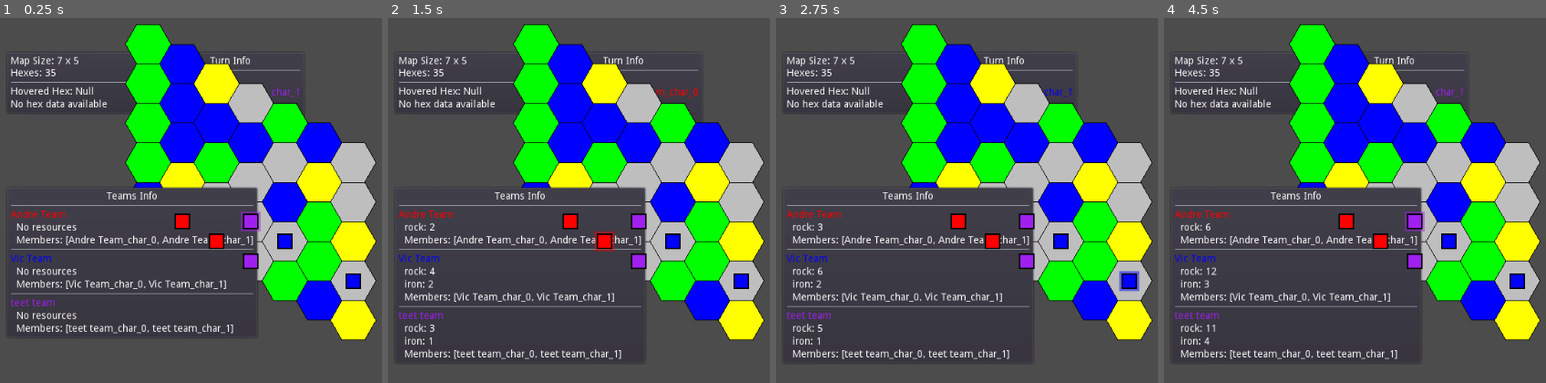
Above: before the commit, frames 1-4 (left to right).
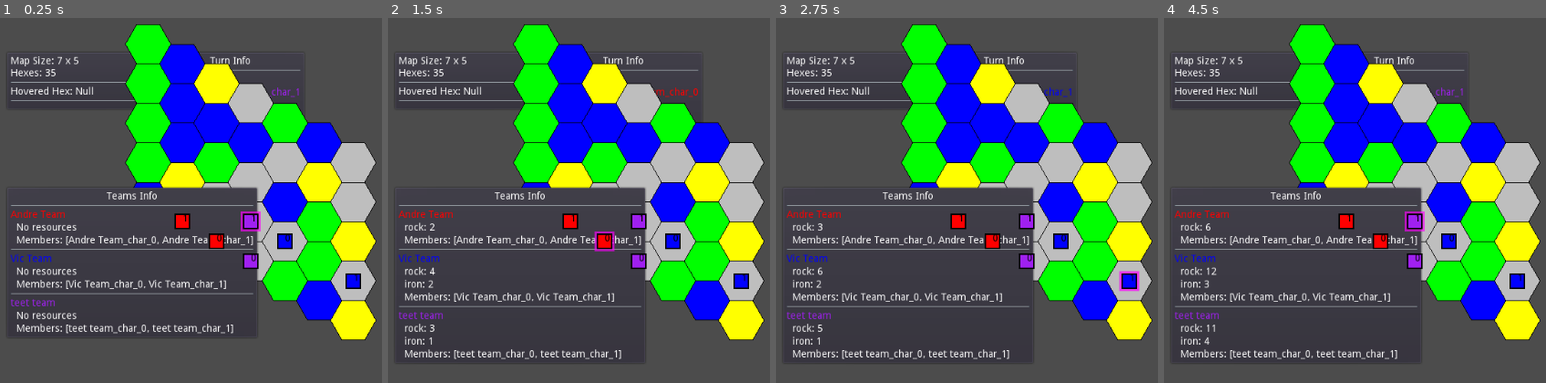
Above: after the commit, the same moments.

Repository: vgMonky/hexa_survival
Game: Godot game, scene res://hex_survival/main.tscn
Two runs of this game, one before a commit and one after it. Both use one fixed random seed, a clock stepped at 60 frames per second and the inputs below.
Inputs (mouse positions are in pixels of both pictures, inside the frame that each line leads up to):
- Up to frame 1 (0.25 s): no input
- Up to frame 2 (1.5 s): click "End Turn" at 0.5 s; click "End Turn" at 1.25 s
- Up to frame 3 (2.75 s): click "End Turn" at 2 s
- Up to frame 4 (4.5 s): click "End Turn" at 2.75 s; tap Enter at 3.5 s; drag from (1312, 43) to (1312, 164) at 3.52 s; click "End Turn" at 4.25 s

The runs differ from the first frame. In frame 1, 0.5% of the frame differs, in the area x 2-94%, y 22-73%; in frame 2, 0.5%; in frame 3, 0.6%, in the area x 2-96%, y 22-75%; in frame 4, 0.5%.

Commit message:
info ui now makes character's info pops on hover

Diff:
--- a/hex_survival/view/map/character_view.gd
+++ b/hex_survival/view/map/character_view.gd
@@ -5,6 +5,7 @@
 const CHARACTER_SIZE = 20
 const HIGHLIGHT_PADDING = 4
 const HIGHLIGHT_PULSE_SPEED = 2.0
+const INDEX_FONT_SIZE = 12
 
 var character_data: Dictionary
 var team_color: Color
@@ -34,8 +35,8 @@
 
 		# Create pulsing effect
 		var pulse = (sin(time_passed * HIGHLIGHT_PULSE_SPEED) + 1) / 2
-		var highlight_color = team_color
-		highlight_color.a = 0.3 + (0.2 * pulse)
+		var highlight_color = Color.magenta
+		highlight_color.a = 0.5 + (0.2 * pulse)
 
 		draw_rect(Rect2(highlight_pos, highlight_size), highlight_color)
 
@@ -44,3 +45,9 @@
 	var rect_pos = -rect_size / 2
 	draw_rect(Rect2(rect_pos, rect_size), team_color)
 	draw_rect(Rect2(rect_pos, rect_size), Color.black, false, 2.0)
+
+	# Draw character index
+	var index = character_data.id.split("_")[-1]  # Gets the last part after "_"
+	var font = Control.new().get_font("font")
+	var index_pos = Vector2.ZERO
+	draw_string(font, index_pos, index, Color.black)
--- a/hex_survival/view/map/map_view.gd
+++ b/hex_survival/view/map/map_view.gd
@@ -109,7 +109,6 @@
 		state_manager.current_state.turn_data.current_turn_index
 	]
 
-
 	# If we click on the current character
 	if state_manager.current_state.map_data.hexes[clicked_hex.hex_pos].entity == current_char_id:
 		selected_character = current_char_id
--- a/hex_survival/view/ui/info_ui.gd
+++ b/hex_survival/view/ui/info_ui.gd
@@ -4,14 +4,19 @@
 
 var map_info: Label
 var hex_info: VBoxContainer
+var character_info: VBoxContainer
 
 func _init(title: String = "", pos_preset: int = Control.PRESET_TOP_RIGHT).(title, pos_preset) -> void:
 	set_margins(-200, 10, -10)
 	map_info = Label.new()
 	hex_info = VBoxContainer.new()
+	character_info = VBoxContainer.new()
+
 	content.add_child(map_info)
 	content.add_child(HSeparator.new())
 	content.add_child(hex_info)
+	content.add_child(HSeparator.new())
+	content.add_child(character_info)
 
 func update_state_info(state: GameState, hovered_hex) -> void:
 	map_info.text = "Map Size: %d x %d" % [state.map_data.width, state.map_data.height]
@@ -19,6 +24,8 @@
 
 	# Clear the previous hex info
 	for child in hex_info.get_children():
+		child.queue_free()
+	for child in character_info.get_children():
 		child.queue_free()
 
 	# Display the info for the hovered hex
@@ -28,6 +35,7 @@
 
 	if hovered_hex in state.map_data.hexes:
 		var hex_data = state.map_data.hexes[hovered_hex]
+
 		# Display biome type
 		hex_label = Label.new()
 		hex_label.text = "Biome: %s" % str(hex_data.get("biome", "None"))
@@ -56,11 +64,31 @@
 				hex_label.text = "  - %s: %.1f%%" % [resource, chance]
 				hex_info.add_child(hex_label)
 
-		# Display entity if any
-		hex_label = Label.new()
-		hex_label.text = "Entity: %s" % str(hex_data.get("entity", "None"))
-		hex_info.add_child(hex_label)
-	else:
-		hex_label = Label.new()
-		hex_label.text = "No hex data available"
-		hex_info.add_child(hex_label)
+		# If there's a character on this hex, show their info
+		var entity_id = hex_data.get("entity")
+		if entity_id != null and state.entities.characters.has(entity_id):
+			var char_data = state.entities.characters[entity_id]
+			var team_data = state.teams.team_data[char_data.team]
+
+			var char_header = Label.new()
+			char_header.text = "\nCharacter Info:"
+			character_info.add_child(char_header)
+
+			var char_label = Label.new()
+			char_label.text = "ID: %s" % entity_id
+			char_label.modulate = team_data.color
+			character_info.add_child(char_label)
+
+			char_label = Label.new()
+			char_label.text = "Team: %s" % char_data.team
+			char_label.modulate = team_data.color
+			character_info.add_child(char_label)
+
+			char_label = Label.new()
+			char_label.text = "Health: %d/%d" % [char_data.current_life, char_data.max_life]
+			character_info.add_child(char_label)
+
+			if not char_data.equipment.empty():
+				char_label = Label.new()
+				char_label.text = "Equipment: %s" % str(char_data.equipment)
+				character_info.add_child(char_label)
